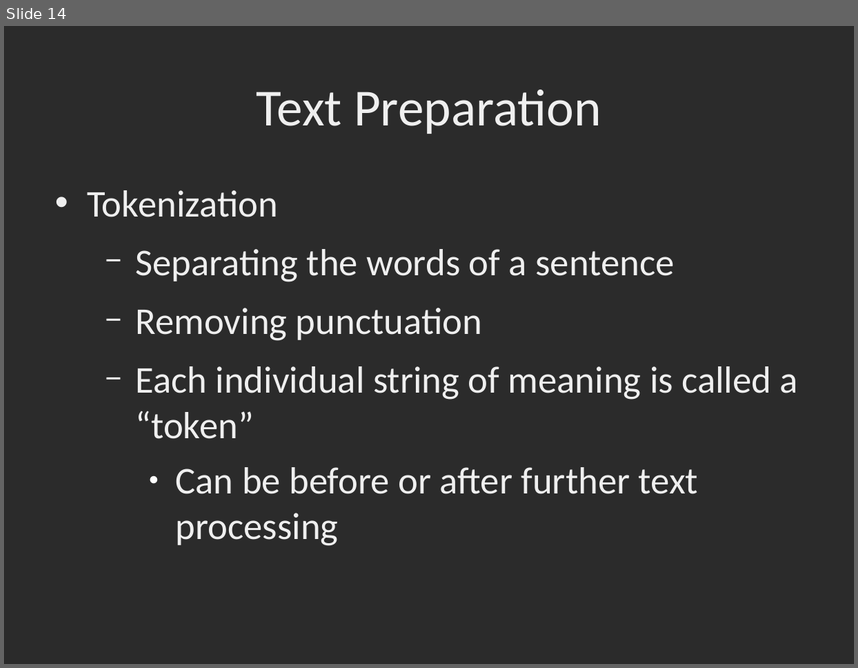
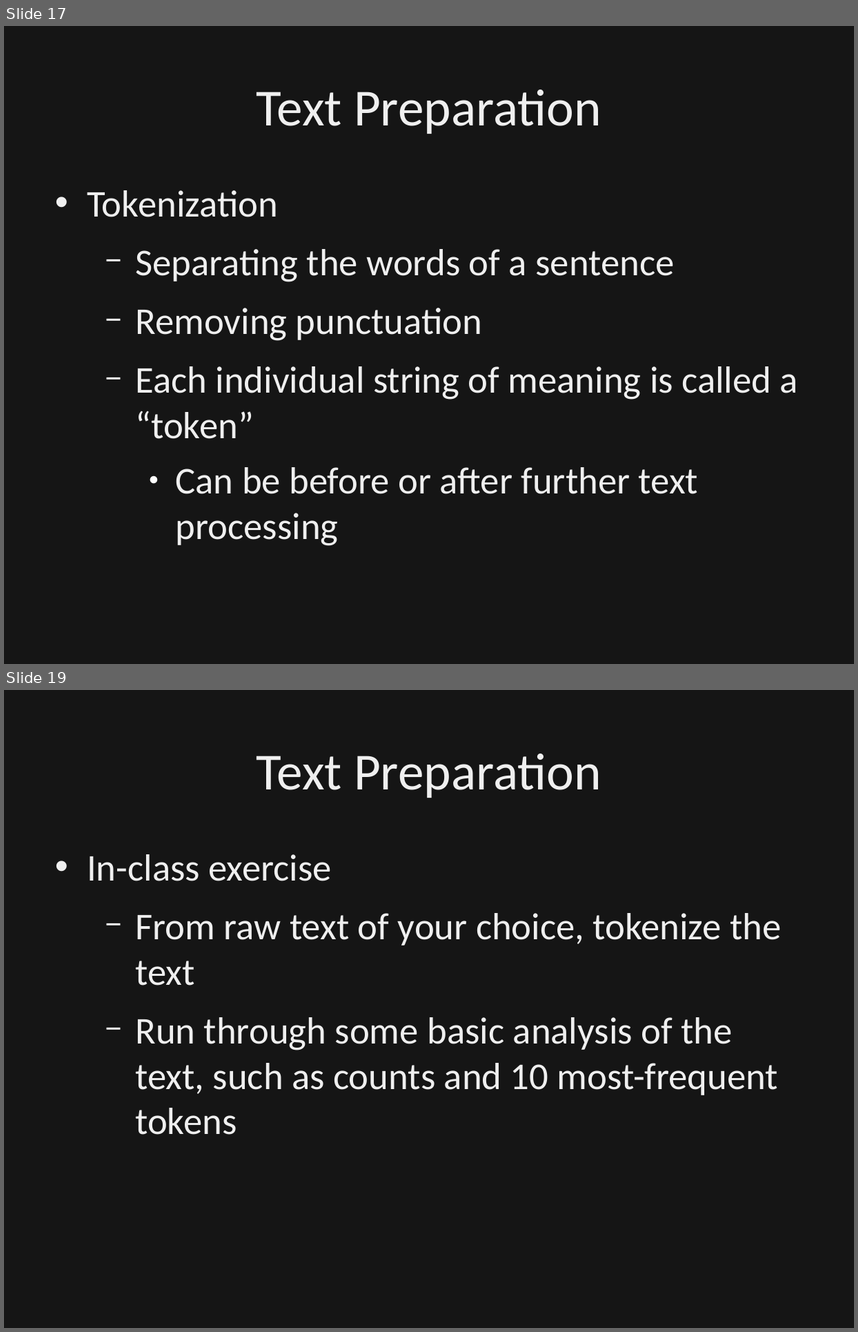
Before and after one commit to dbowmans46/PracticalProgramming, a slide deck: Session 7 - Python/Instructional Material/Session 7 - Python Brief Intro to NLP.odp. Shown one above the other, each under a label of ours: slide 14 before the commit, slides 17 and 19 after it; the slides between them are not shown. The pictures are 858x668 and 858x1332 pixels, drawn with LibreOffice and Linux fonts; fonts in the diff are those of the drawing; background and template pictures are left out; a plain dark background stands for a picture behind light text. Boxes give left, top, right and bottom in pixels: in the first picture for what was removed or moved away, otherwise in the second. Text is boxed around its words. In the diff, an @@ line names an element or a change of style, - is before the commit and + after.

Commit message:
Updated slides to include background for text preparation.  Added slides for in-class exercises for intro, tokenization, and stemming.  Added example book in raw text.

```diff
--- a/Session 7 - Python/Instructional Material/Session 7 - Python Brief Intro to NLP.odp
+++ b/Session 7 - Python/Instructional Material/Session 7 - Python Brief Intro to NLP.odp
@@ slide 19 added at [4, 690, 854, 1328], background picture (left out) @@
@@ rectangle added at [4, 690, 854, 1328], fill #000000 at 50% opacity, outline #000000 0 pt @@
@@ title added at [257, 753, 601, 798], 44 pt, text #EFEFEF @@
+Text Preparation
@@ text added at [87, 854, 781, 1134], 32 pt, text #EFEFEF @@
+• In-class exercise
+  − From raw text of your choice, tokenize the text
+  − Run through some basic analysis of the text, such as counts and 10 most-frequent tokens
@@ what was slide 14 is now slide 17 @@
@@ slide 17 changed as well @@
@@ rectangle added at [4, 26, 854, 664], fill #000000 at 50% opacity, outline #000000 0 pt @@
```
Also in this commit, not shown: 24 other slides changed, 7 other slides added, 1 other file.
